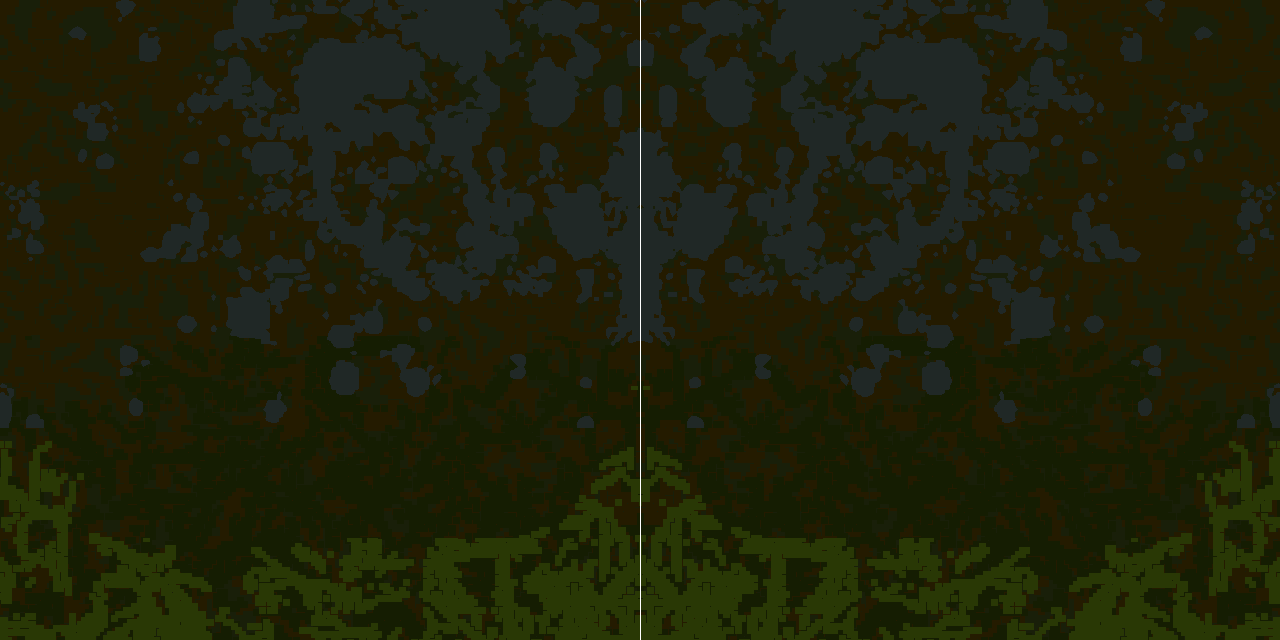
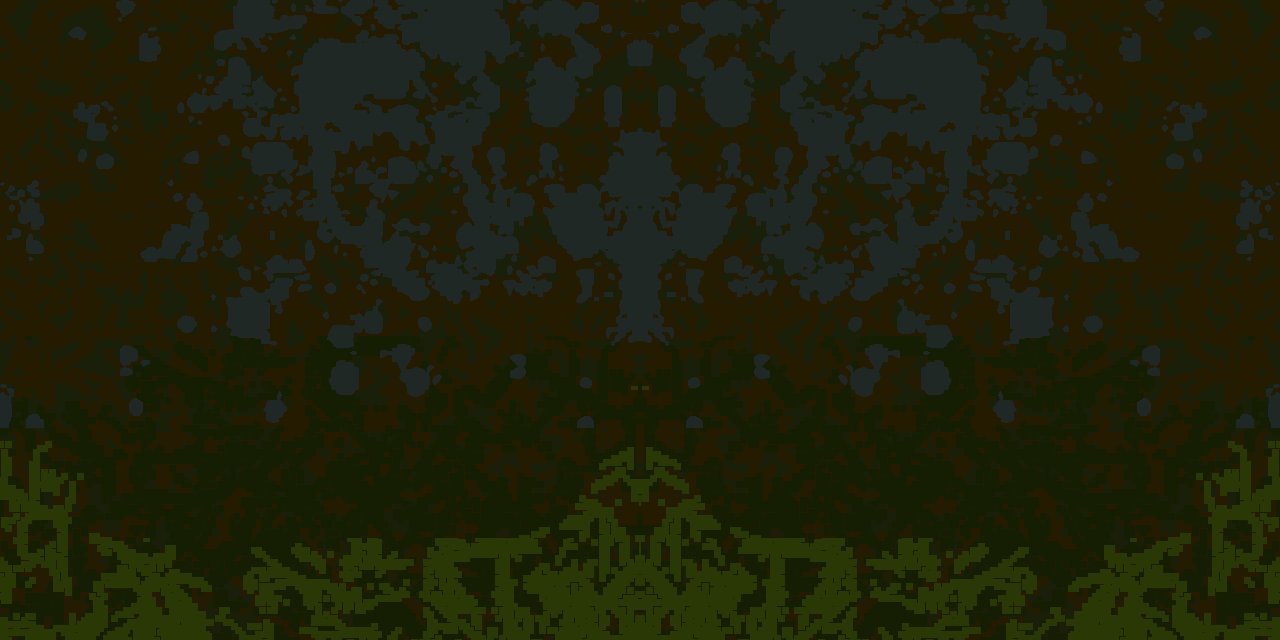
Layer changes from the first 1280x640 image to the second:
painted on "Pasted Layer" over [left=640, top=0, right=1280, bottom=640]
